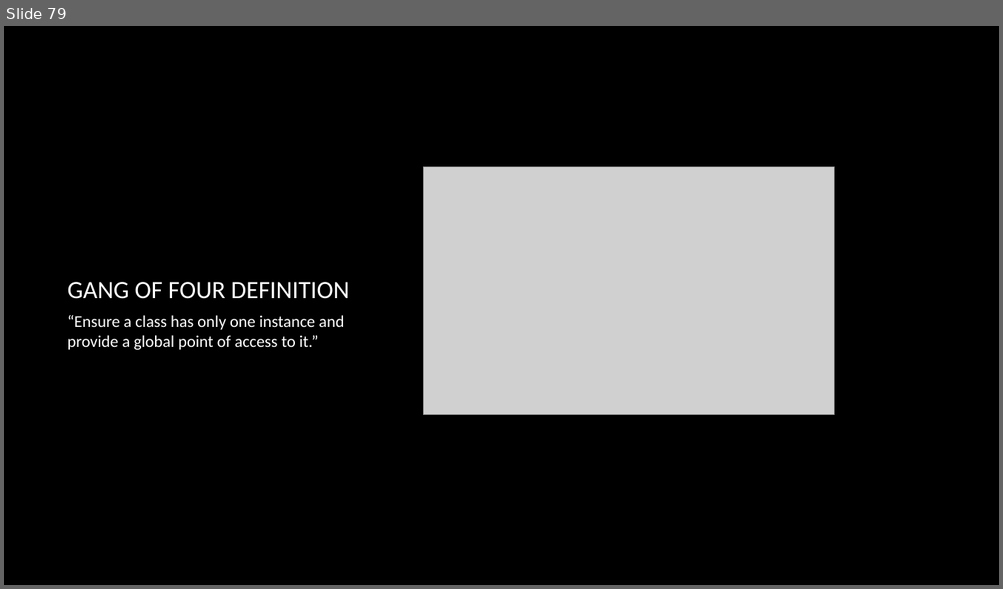
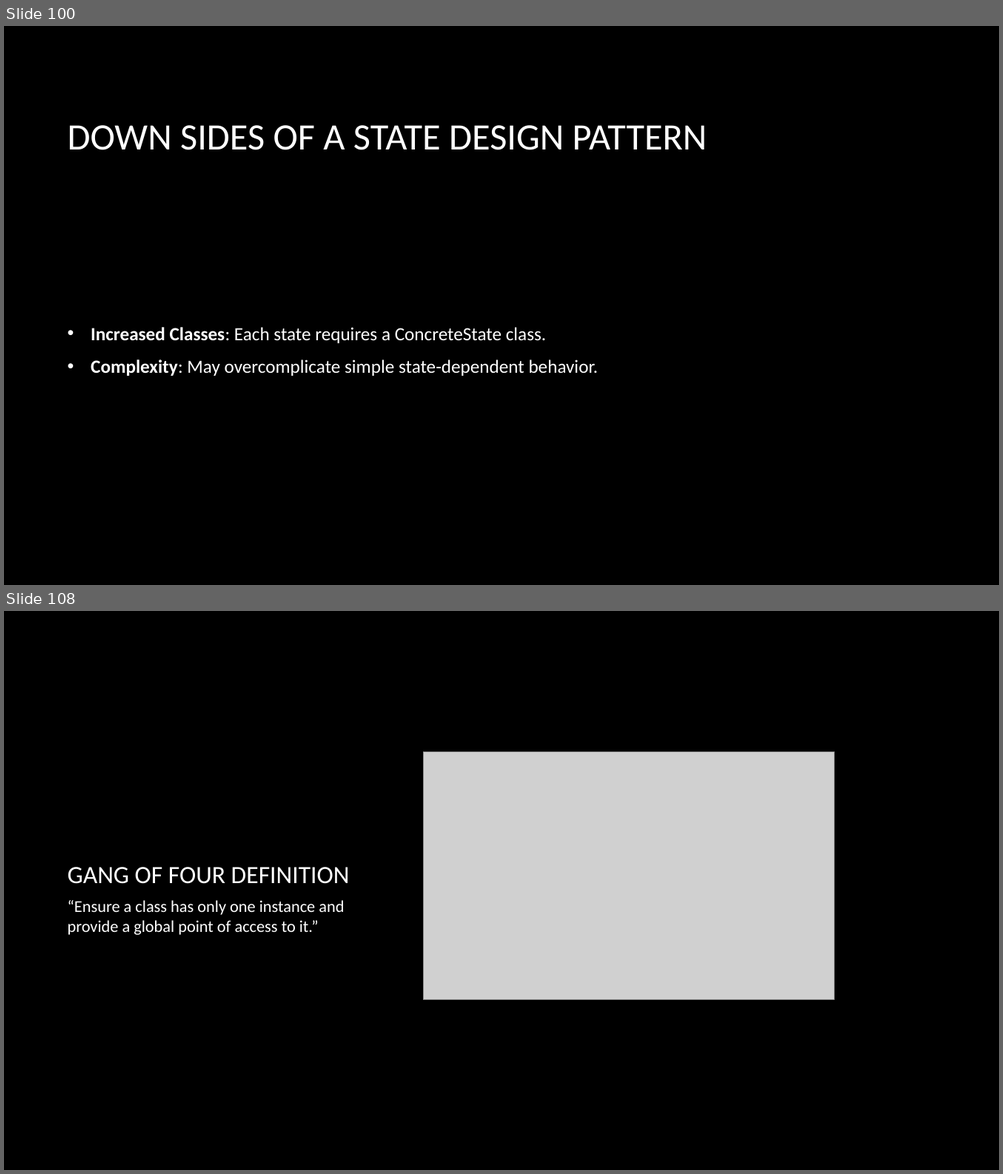
Before and after one commit to dundane/CSC360Demos, a slide deck: CSC360Demo/Design Patterns Slide Show.pptx. Shown one above the other, each under a label of ours: slide 79 before the commit, slides 100 and 108 after it; the slides between them are not shown. The pictures are 1003x589 and 1003x1174 pixels, drawn with LibreOffice and Linux fonts; fonts in the diff are those of the drawing; grey boxes stand for pictures; background and template pictures are left out. Boxes give left, top, right and bottom in pixels: in the first picture for what was removed or moved away, otherwise in the second. Text is boxed around its words. In the diff, an @@ line names an element or a change of style, - is before the commit and + after.

```diff
--- a/CSC360Demo/Design Patterns Slide Show.pptx
+++ b/CSC360Demo/Design Patterns Slide Show.pptx
@@ slide 100 added at [4,26,999,585], background picture (left out) @@
@@ title added at [68,125,707,150], 36 pt, text #FFFFFF @@
+DOWN SIDES OF A STATE DESIGN PATTERN
@@ text added at [91,327,598,376], 18 pt, text #FFFFFF @@
+• Increased Classes: Each state requires a ConcreteState class.
+• Complexity: May overcomplicate simple state-dependent behavior.
@@ what was slide 79 is now slide 108 @@
```
Also in this commit, not shown: 28 other slides added, 1 other file.
